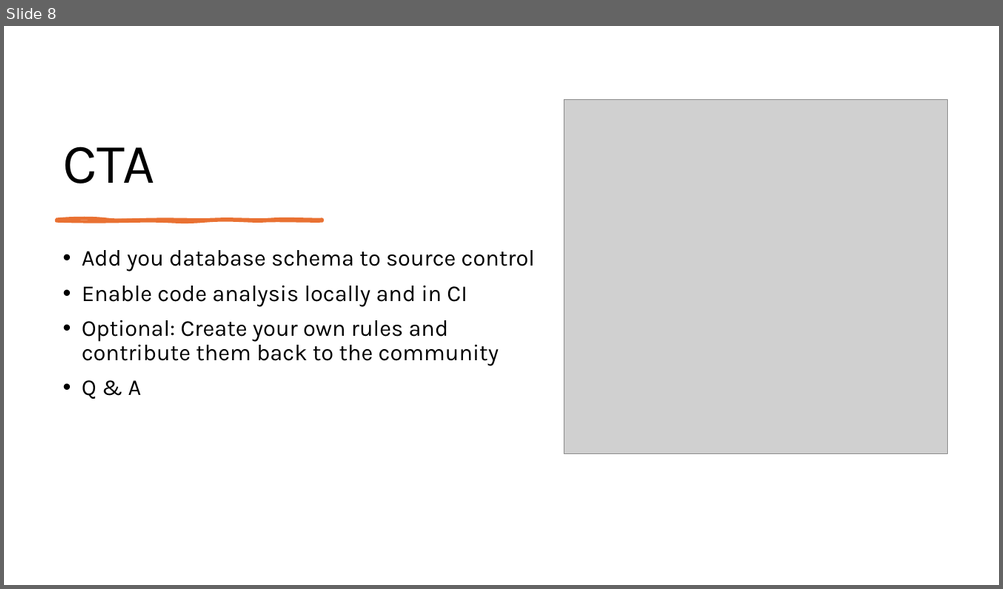
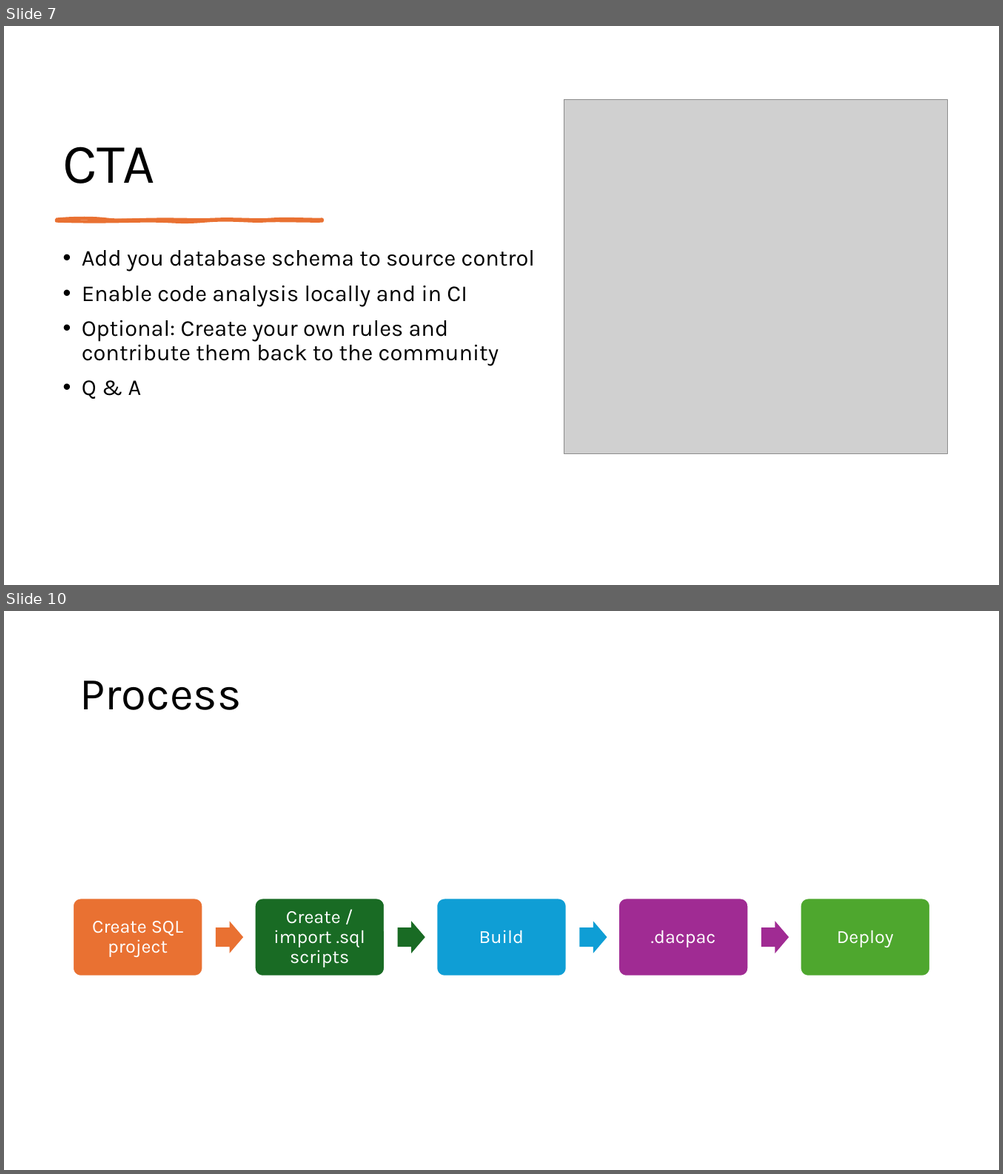
Before and after one commit to ErikEJ/TsqlAnalysis, a slide deck: T-SQL Code analysis.pptx. Shown one above the other, each under a label of ours: slide 8 before the commit, slides 7 and 10 after it; the slides between them are not shown. The pictures are 1003x589 and 1003x1174 pixels, drawn with LibreOffice and Linux fonts; fonts in the diff are those of the drawing; grey boxes stand for pictures. Boxes give left, top, right and bottom in pixels: in the first picture for what was removed or moved away, otherwise in the second. Text is boxed around its words. In the diff, an @@ line names an element or a change of style, - is before the commit and + after.

```diff
--- a/T-SQL Code analysis.pptx
+++ b/T-SQL Code analysis.pptx
@@ slide 10 added at [4,611,999,1170], background #FFFFFF @@
@@ title added at [79,681,241,710], 44 pt, text #000000 @@
+Process
@@ group added at [73,898,930,976]: 5 rounded rectangles, 5 texts, 4 right arrows @@
+Create SQL project
+Create / import .sql scripts
+Build
+.dacpac
+Deploy
@@ what was slide 8 is now slide 7 @@
```
Also in this commit, not shown: 1 slide changed, 5 other slides added, 1 slide removed, 2 other files.
